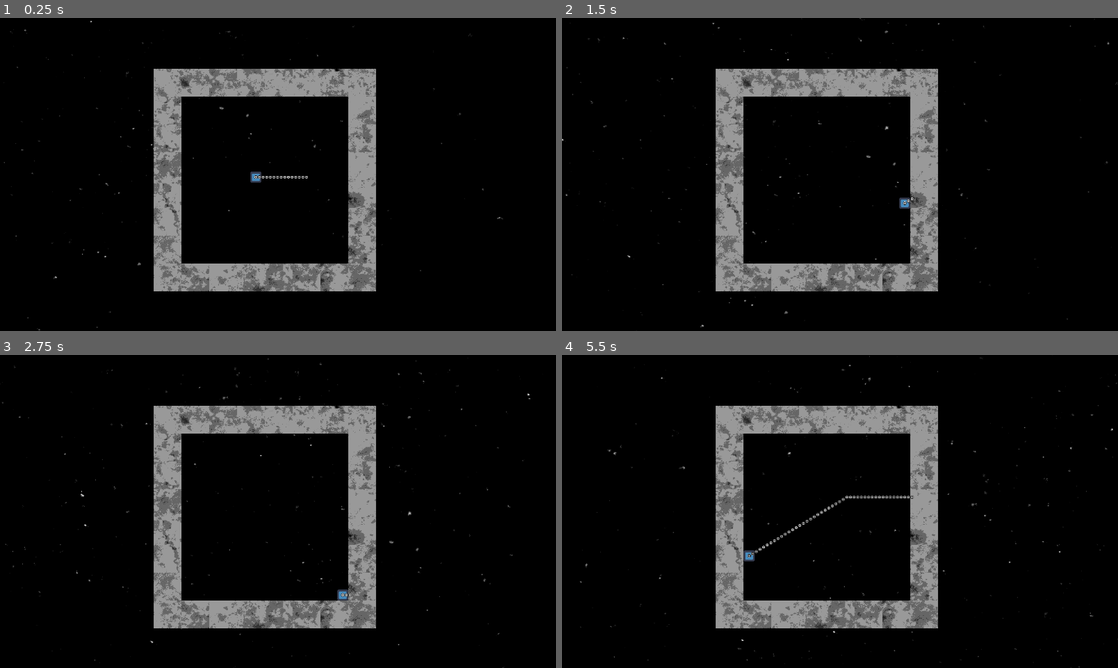
Above: before the commit, frames 1-4 (two rows, left to right).
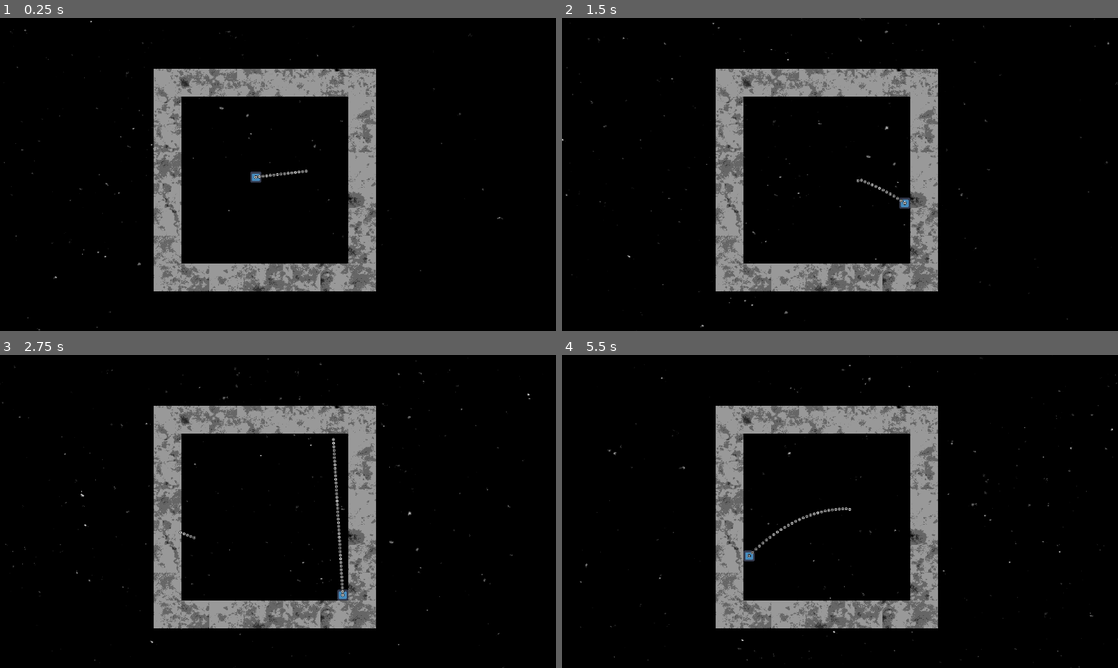
Above: after the commit, the same moments.

Repository: Indivicivet/ludumdare54
Game: Godot game, scene res://ludumdare54.tscn
Two runs of this game, one before a commit and one after it. Both use one fixed random seed, a clock stepped at 60 frames per second and the inputs below. The engine's default icon, where the game draws it, is replaced by a stand-in: a white triangle on a blue panel in a dark square.
Inputs (mouse positions are in pixels of both pictures, inside the frame that each line leads up to):
- Up to frame 1 (0.25 s): no input
- Up to frame 2 (1.5 s): move the mouse to (962, 158) at 0.52 s; press the mouse at (962, 158) at 0.53 s; hold Right (right) 0.53-1.28 s; move the mouse to (728, 190) at 1.27 s; release the mouse at (728, 190) at 1.28 s; hold Down (down) from 1.28 s (still down); click (728, 190) at 1.35 s
- Up to frame 3 (2.75 s): move the mouse to (333, 442) at 2.02 s; release Down (down) at 2.03 s; press the mouse at (333, 442) at 2.03 s; hold Right (right) from 2.03 s (still down)
- Up to frame 4 (5.5 s): move the mouse to (812, 574) at 2.77 s; release Right (right) at 2.78 s; release the mouse at (812, 574) at 2.78 s; hold Up (up) 2.78-3.53 s; click (812, 574) at 2.85 s; move the mouse to (1006, 558) at 3.52 s; press the mouse at (1006, 558) at 3.53 s; hold Left (left) 3.53-5.03 s; move the mouse to (673, 464) at 4.27 s; release the mouse at (673, 464) at 4.28 s; click (673, 464) at 4.35 s; move the mouse to (867, 511) at 5.02 s; press the mouse at (867, 511) at 5.03 s; hold Down (down) from 5.03 s (still down)

The runs differ from the first frame. In frame 1, 0.1% of the frame differs, in the area x 46-56%, y 48-52%; in frame 2, less than 0.1%; in frame 3, 0.3%; in frame 4, 0.3%, in the area x 34-64%, y 44-64%.

Commit message:
fire bullets towards the mouse

Diff:
--- a/bullet_type1.gd
+++ b/bullet_type1.gd
@@ -1,14 +1,14 @@
 extends Area2D
 
 
-const SPEED = 500
-const DIR_COS = 1
-const DIR_SIN = 0
+const SPEED = 500.0
+var dir_cos = 1.0
+var dir_sin = 0.0
 
 
 func _physics_process(delta):
-	position.x += SPEED * DIR_COS * delta
-	position.y += SPEED * DIR_SIN * delta
+	position.x += SPEED * dir_cos * delta
+	position.y += SPEED * dir_sin * delta
 
 
 func _on_body_entered(body):
--- a/gun1.gd
+++ b/gun1.gd
@@ -9,3 +9,9 @@
 	var bullet_inst = bullet_type_1.instantiate()
 	owner.add_child(bullet_inst)
 	bullet_inst.transform = self.global_transform
+	var mouse_pos = get_viewport().get_mouse_position()
+	var dir_x = mouse_pos.x - self.global_transform.get_origin().x
+	var dir_y = mouse_pos.y - self.global_transform.get_origin().y
+	var dir_r = (dir_x ** 2 + dir_y ** 2) ** 0.5
+	bullet_inst.dir_cos = dir_x / dir_r
+	bullet_inst.dir_sin = dir_y / dir_r
